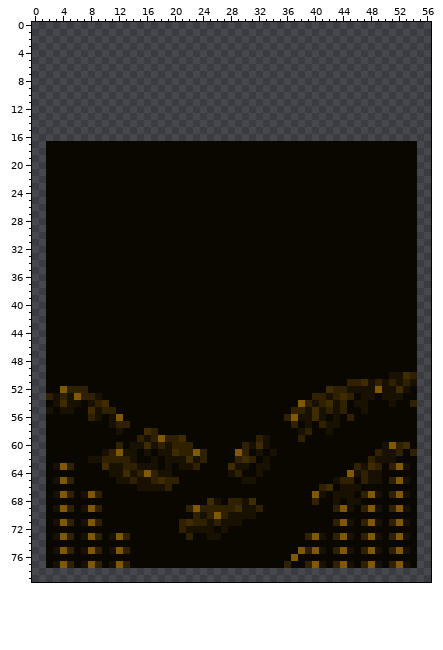
A sprite sheet gets an edit: sprites/card_default_treasurer.png. Above is the file before it was changed.
The file is 57x80 pixels. Colours within 5 levels of each other are drawn and written as one.
After the commit:
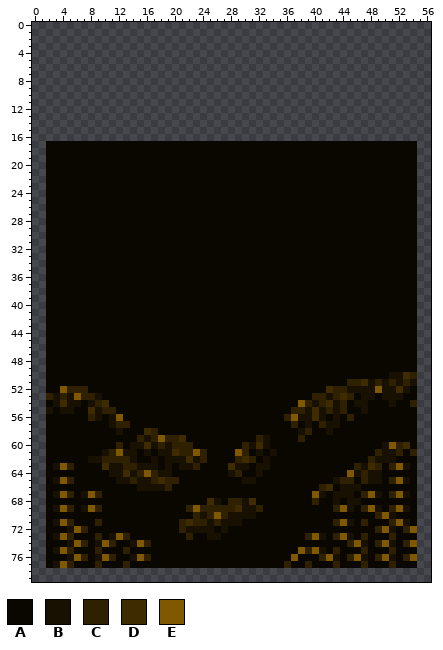
Palette (. is transparent): A #0a0700  B #181000  C #2f2000  D #3f2b00  E #7f5800
Edits made:
y 70: x 49..51 AAA -> CEB
y 71: x 7..8 BE -> AA; x 48..49 EB -> AA
y 72: x 5..7 AAA -> BEC; x 49..51 AAA -> CEB; x 53..54 AA -> CE
y 73: x 7..8 BE -> AA; x 48..49 EB -> AA; x 52..53 EB -> AA
y 74: x 5..7 AAA -> BEC; x 9..11 AAA -> BEC; x 14..16 AAA -> BEC; x 45..47 AAA -> CEB; x 49..51 AAA -> CEB; x 53..54 AA -> CE
y 75: x 7..8 BE -> AA; x 11..12 BE -> AA; x 44..45 EB -> AA; x 48..49 EB -> AA; x 52..53 EB -> AA
y 76: x 5..7 AAA -> BEC; x 9..11 AAA -> BEC; x 14..16 AAA -> BEC; x 41..43 AAA -> CEB; x 45..47 AAA -> CEB; x 49..51 AAA -> CEB; x 53..54 AA -> CE
y 77: x 7..8 BE -> AA; x 11..12 BE -> AA; x 40..41 EB -> AA; x 44..45 EB -> AA; x 48..49 EB -> AA; x 52..53 EB -> AA
